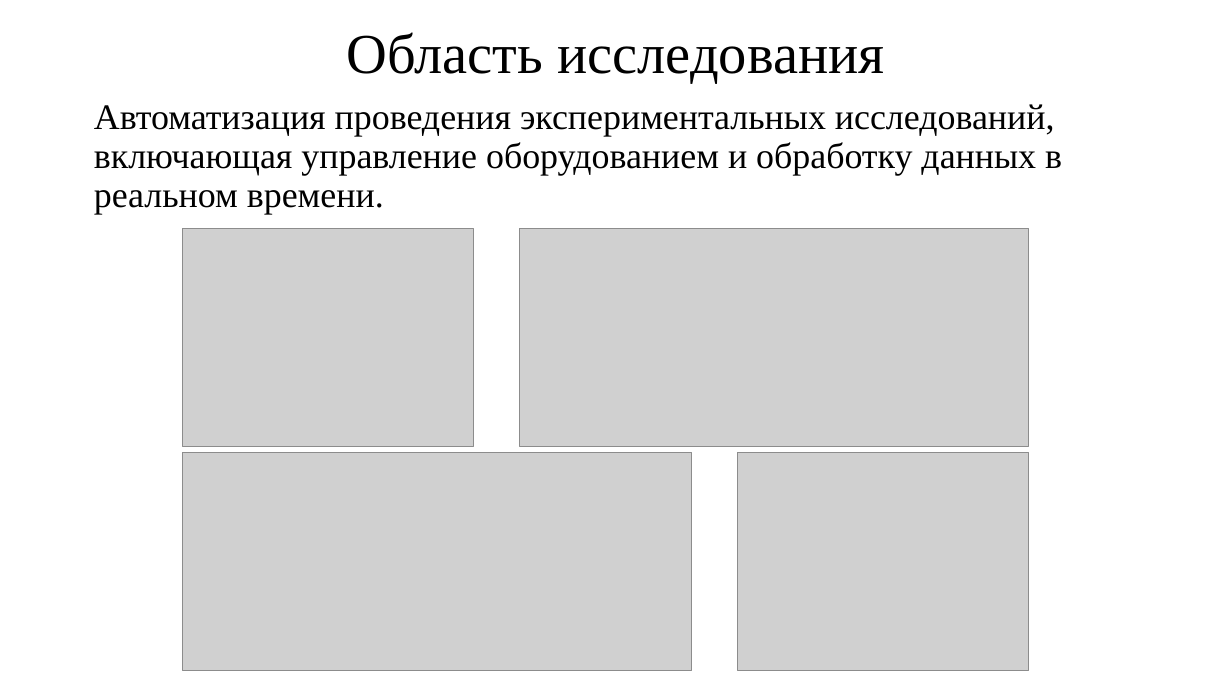
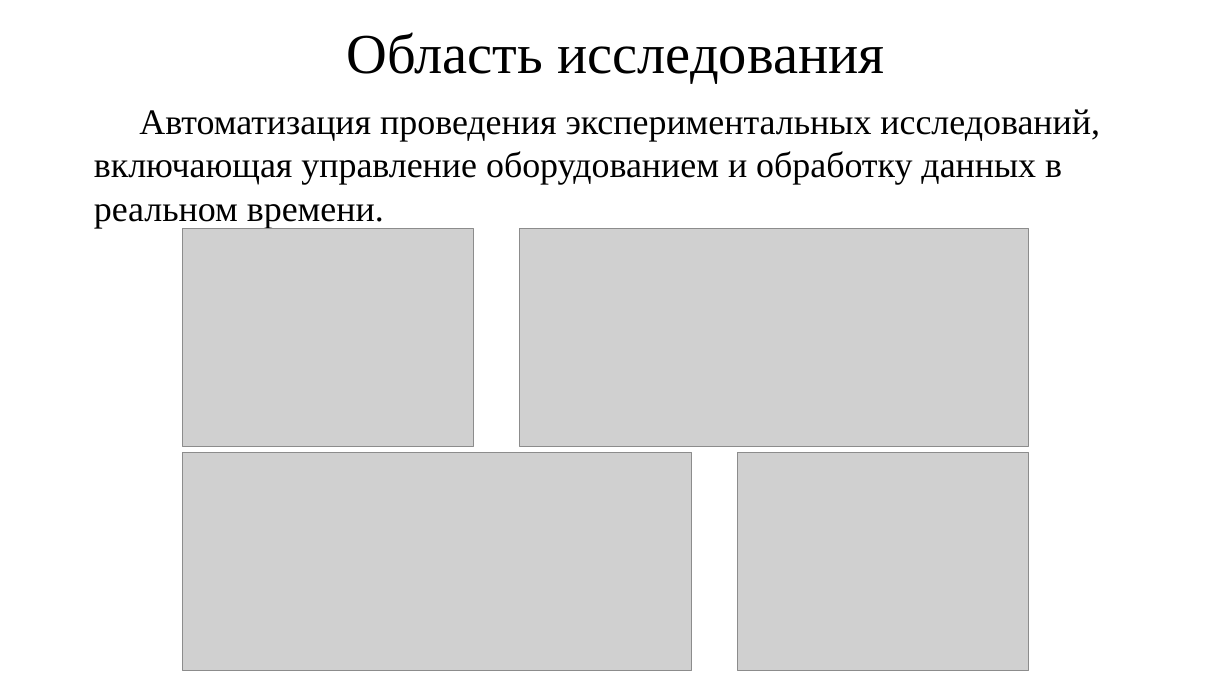
Before and after one commit to KeroDeep/Education, a slide deck: slide 2 of Novosibirsk_State_University/Дипломная работа/Зачет.pptx. Drawn at 1232x693 pixels with LibreOffice and Linux fonts; fonts in the diff are those of the drawing; grey boxes stand for pictures. Boxes give left, top, right and bottom in pixels: in the first picture for what was removed or moved away, otherwise in the second. Text is boxed around its words. In the diff, an @@ line names an element or a change of style, - is before the commit and + after.

```diff
--- a/Novosibirsk_State_University/Дипломная работа/Зачет.pptx
+++ b/Novosibirsk_State_University/Дипломная работа/Зачет.pptx
@@ text "Автоматизация проведения экспериментальных исследований, вкл ..." at (94, 109, 1100, 228): indent changed; line spacing 0.9 to 1; less space between paragraphs @@
```
Also in this commit, not shown: 7 other slides changed, 1 slide added, 15 other files.
